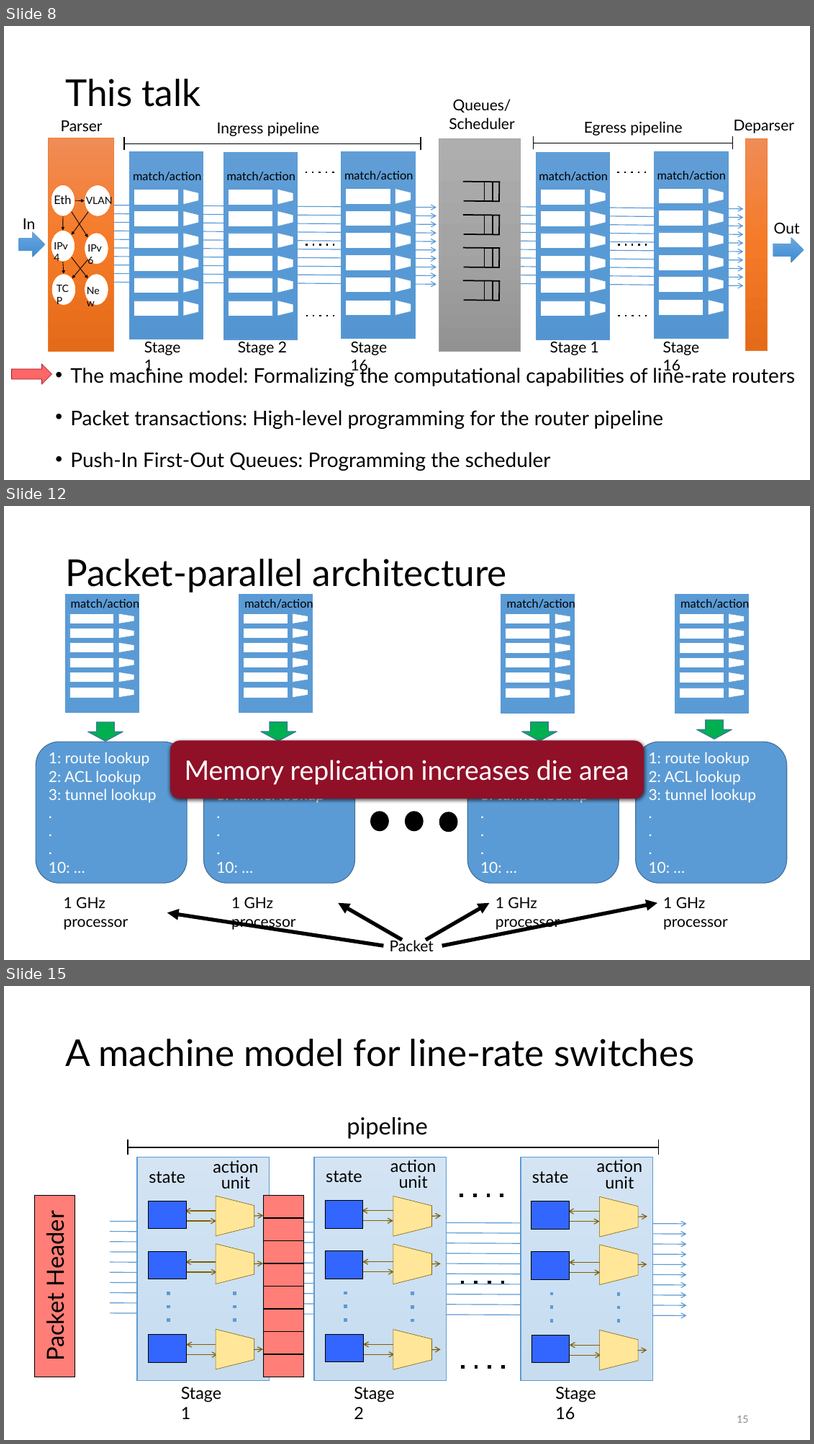
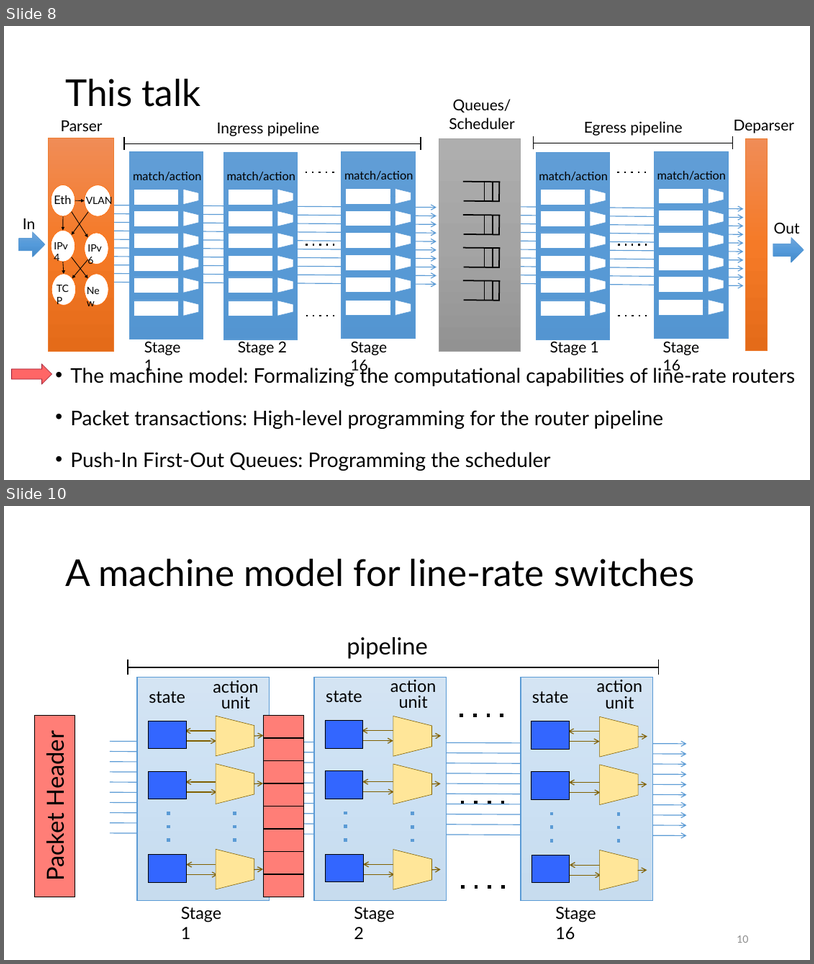
Before and after one commit to anirudhSK/pifo-domino-marple-ppts, a slide deck: combined_domino_pifo.pptx. Shown one above the other, each under a label of ours: slides 8, 12 and 15 before the commit, slides 8 and 10 after it; the slides between them are not shown. The pictures are 814x1444 and 814x964 pixels, drawn with LibreOffice and Linux fonts; fonts in the diff are those of the drawing. Boxes give left, top, right and bottom in pixels: in the first picture for what was removed or moved away, otherwise in the second. Text is boxed around its words. In the diff, an @@ line names an element or a change of style, - is before the commit and + after.

Commit message:
47:25, so shaved off a bit. Removing the overly simplistic architecture slides.

```diff
--- a/combined_domino_pifo.pptx
+++ b/combined_domino_pifo.pptx
@@ slide 12 removed at <box>4,506,810,960</box>, background #FFFFFF @@
@@ title removed at <box>65,559,507,592</box> @@
-Packet-parallel architecture
@@ group removed at <box>65,595,139,713</box>: 7 rectangles, 6 trapezoids, 6 lines, 1 text @@
-match/action
@@ group removed at <box>239,595,313,713</box>: 7 rectangles, 6 trapezoids, 6 lines, 1 text @@
-match/action
@@ group removed at <box>502,595,576,713</box>: 7 rectangles, 6 trapezoids, 6 lines, 1 text @@
-match/action
@@ group removed at <box>676,595,749,713</box>: 7 rectangles, 6 trapezoids, 6 lines, 1 text @@
-match/action
@@ down arrow removed at <box>697,720,733,739</box> @@
@@ rounded rectangle removed at <box>36,741,188,883</box> @@
-1: route lookup
-2: ACL lookup
-3: tunnel lookup
-.
-.
-.
-10: …
@@ down arrow removed at <box>88,722,124,741</box> @@
@@ rounded rectangle removed at <box>170,741,644,799</box> @@
-Memory replication increases die area
@@ rounded rectangle removed at <box>203,741,355,883</box> @@
-1: route lookup
-2: ACL lookup
-3: tunnel lookup
-.
-.
-.
-10: …
@@ down arrow removed at <box>261,722,296,741</box> @@
@@ rounded rectangle removed at <box>468,741,619,883</box> @@
-1: route lookup
-2: ACL lookup
-3: tunnel lookup
-.
-.
-.
-10: …
@@ down arrow removed at <box>522,722,558,741</box> @@
@@ rounded rectangle removed at <box>636,741,787,883</box> @@
-1: route lookup
-2: ACL lookup
-3: tunnel lookup
-.
-.
-.
-10: …
@@ ellipse removed at <box>371,811,388,831</box> @@
@@ ellipse removed at <box>406,811,423,831</box> @@
@@ ellipse removed at <box>440,812,458,831</box> @@
@@ text removed at <box>64,896,129,929</box> @@
-1 GHz processor
@@ arrow removed from (384, 945) to (167, 913) @@
@@ text removed at <box>232,896,296,929</box> @@
-1 GHz processor
@@ arrow removed from (402, 939) to (339, 903) @@
@@ arrow removed from (426, 939) to (490, 903) @@
@@ arrow removed from (442, 945) to (658, 903) @@
@@ text removed at <box>496,896,561,929</box> @@
-1 GHz processor
@@ text removed at <box>664,896,728,929</box> @@
-1 GHz processor
@@ text removed at <box>384,933,442,957</box> @@
-Packets
@@ what was slide 15 is now slide 10 @@
@@ page number at <box>737,935,748,942</box>: text changed @@
-15
+10
```
Also in this commit, not shown: 4 slides changed, 6 slides added, 4 other slides removed.
